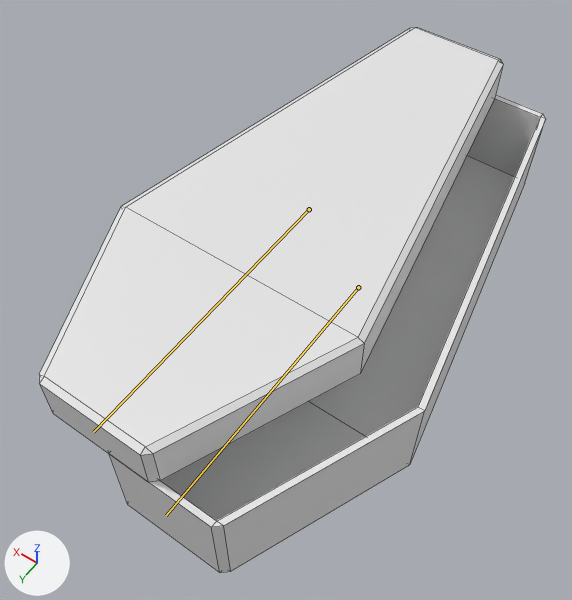
Two versions of the Blender file resources/meshes/animatedCoffin01.blend, one commit apart.
One viewpoint serves both versions: a 50 mm lens placed at (-0.591, 1.147, 1.704), pointed at (0.13, 0.138, 0.118). The axes (+X, +Y, +Z) are drawn at lower left. The lights are the same throughout. Both versions are drawn at frame 23 of the action '80_close01'; the numbers are the values there. The bones that bend it are drawn over the model as lines. Mesh edges are drawn as thin lines.

Names of what the first picture shows: 'animatedCoffin01'.
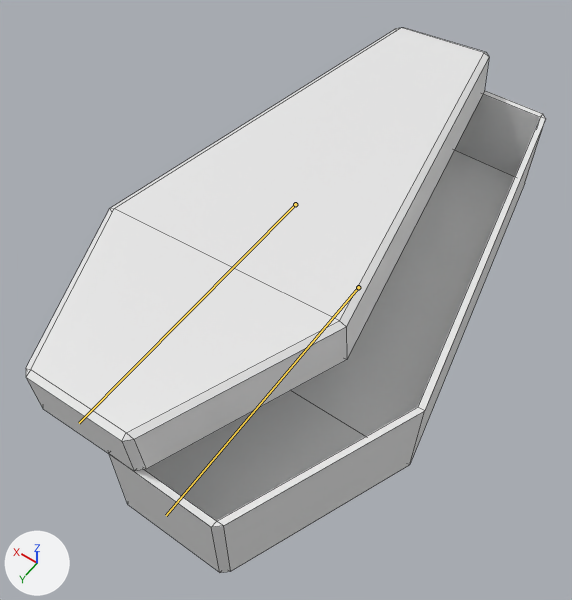
Location of each change, [x1, y1, x2, y2] in pixels of the pictures (572 x 600 px):
'animatedCoffin01', posed
    before: [39, 28, 546, 573]
    after: [26, 28, 546, 573]
bone 'coffinLid', root to tip
    before: (309, 209) to (93, 432)
    after: (295, 204) to (79, 423)

What the commit changed:
Bone 'coffinLid' (bone_coffinlid) moves from (0.159, 0.0, 0.0) to (0.199, 0.0, -0.006).
Bone 'coffinLid' (bone_coffinlid) turns from (0, 0, 0) to (0, 5, 0) degrees about its own x, y and z.
